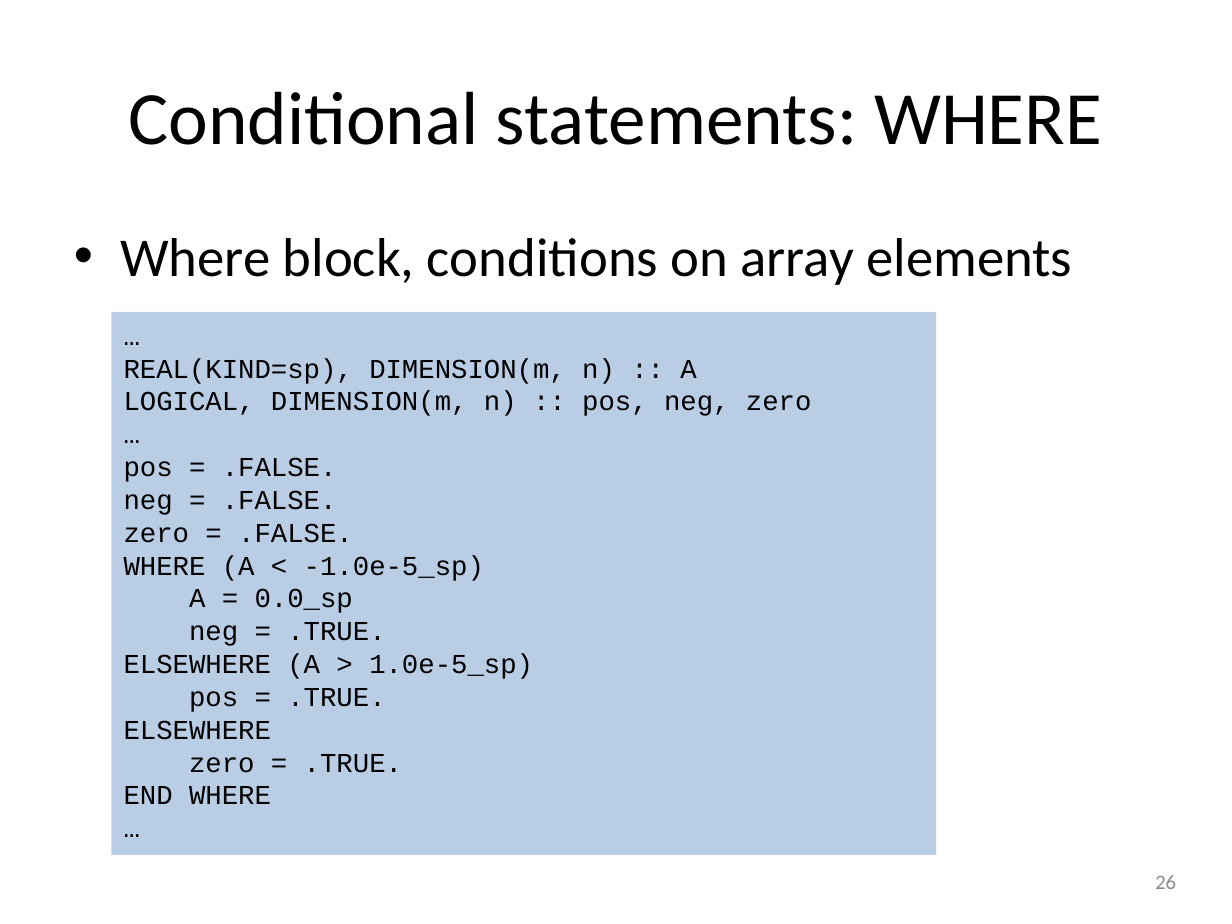
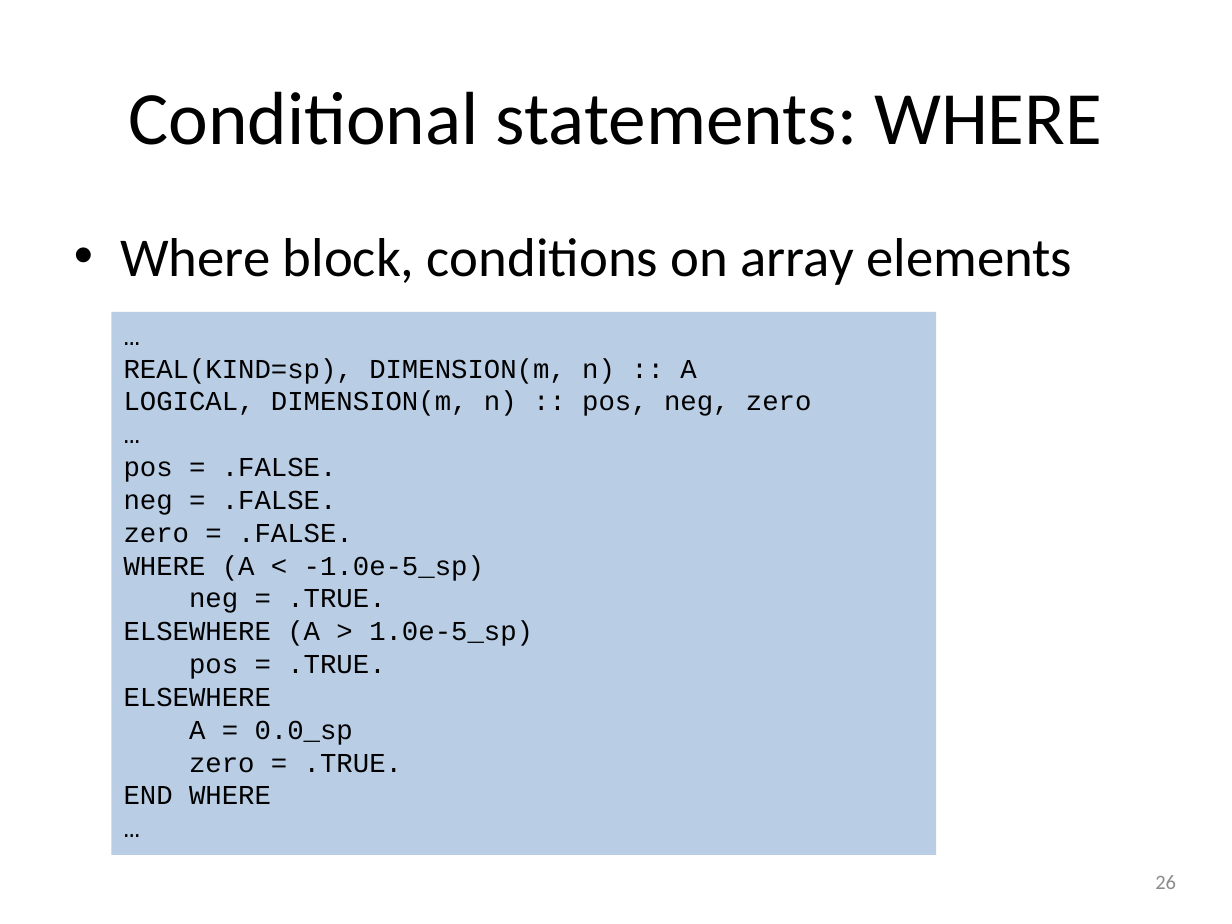
Before and after one commit to gjbex/training-material, a slide deck: slide 26 of Fortran/modern_fortran.pptx. Drawn at 1232x924 pixels with LibreOffice and Linux fonts; fonts in the diff are those of the drawing. Boxes give left, top, right and bottom in pixels: in the first picture for what was removed or moved away, otherwise in the second. Text is boxed around its words. In the diff, an @@ line names an element or a change of style, - is before the commit and + after.

Commit message:
Fix typos

```diff
--- a/Fortran/modern_fortran.pptx
+++ b/Fortran/modern_fortran.pptx
@@ text in rectangle at [189, 588, 353, 613]: paragraph removed @@
-A = 0.0_sp
@@ text in rectangle at [189, 720, 353, 745]: paragraph added @@
+A = 0.0_sp
```
Also in this commit, not shown: 3 other slides changed.
